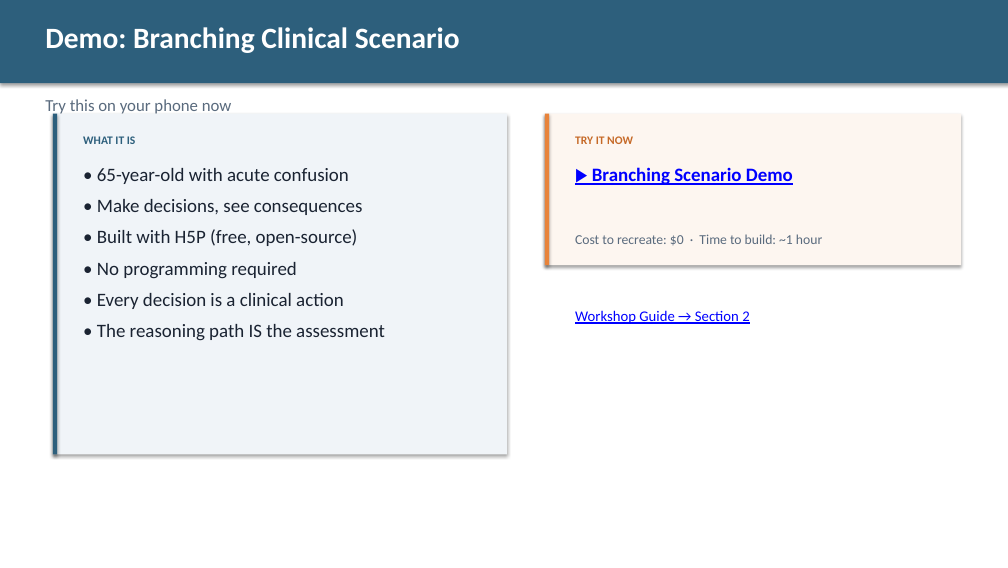
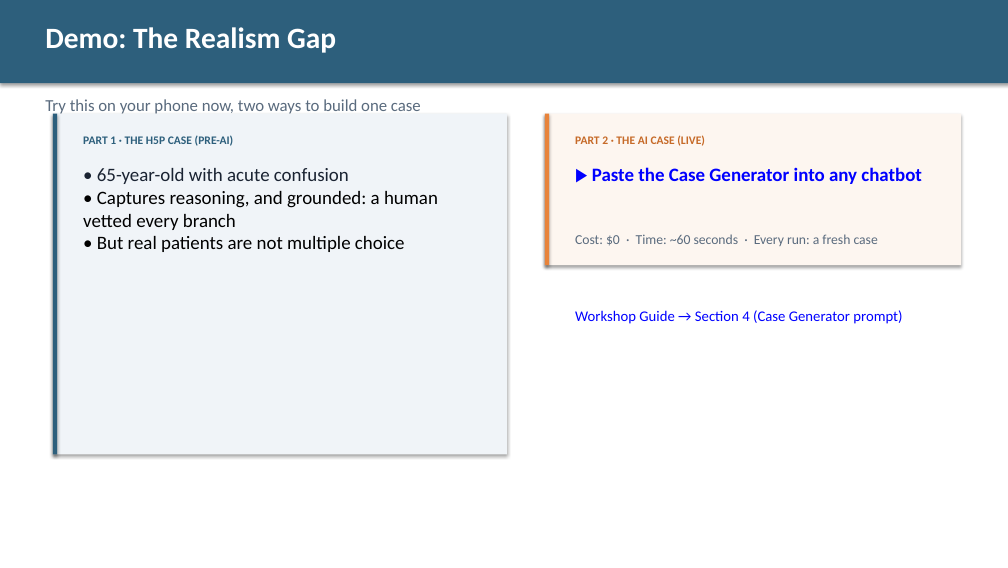
Before and after one commit to diana-brewer/digital-learning-unlocked, a slide deck: slide 5 of Digital Learning Unlocked - Slide Deck.pptx. Drawn at 1008x568 pixels with LibreOffice and Linux fonts; fonts in the diff are those of the drawing. Boxes give left, top, right and bottom in pixels: in the first picture for what was removed or moved away, otherwise in the second. Text is boxed around its words. In the diff, an @@ line names an element or a change of style, - is before the commit and + after.

```diff
--- a/Digital Learning Unlocked - Slide Deck.pptx
+++ b/Digital Learning Unlocked - Slide Deck.pptx
@@ text at bbox=[45, 27, 336, 53]: text changed @@
-Demo: Branching Clinical Scenario
+Demo: The Realism Gap
@@ text at bbox=[45, 99, 421, 116]: text changed @@
-Try this on your phone now
+Try this on your phone now, two ways to build one case
@@ text at bbox=[83, 135, 234, 146]: text changed @@
-WHAT IT IS
+PART 1 · THE H5P CASE (PRE-AI)
@@ text at bbox=[575, 135, 705, 146]: text changed @@
-TRY IT NOW
+PART 2 · THE AI CASE (LIVE)
@@ text at bbox=[592, 167, 922, 184]: text changed @@
-▶ Branching Scenario Demo
+▶ Paste the Case Generator into any chatbot
@@ text at bbox=[83, 191, 438, 252]: text changed; text colour #1A2332 to #000000 @@
-• Make decisions, see consequences
-• Built with H5P (free, open-source)
-• No programming required
-• Every decision is a clinical action
-• The reasoning path IS the assessment
+• Captures reasoning, and grounded: a human vetted every branch
+• But real patients are not multiple choice
@@ text at bbox=[575, 234, 878, 246]: text changed @@
-Cost to recreate: $0 · Time to build: ~1 hour
+Cost: $0 · Time: ~60 seconds · Every run: a fresh case
@@ text at bbox=[575, 310, 902, 324]: text changed @@
-Workshop Guide → Section 2
+Workshop Guide → Section 4 (Case Generator prompt)
```
Also in this commit, not shown: 17 other slides changed, 1 slide added, 4 slides removed, 3 other files.
